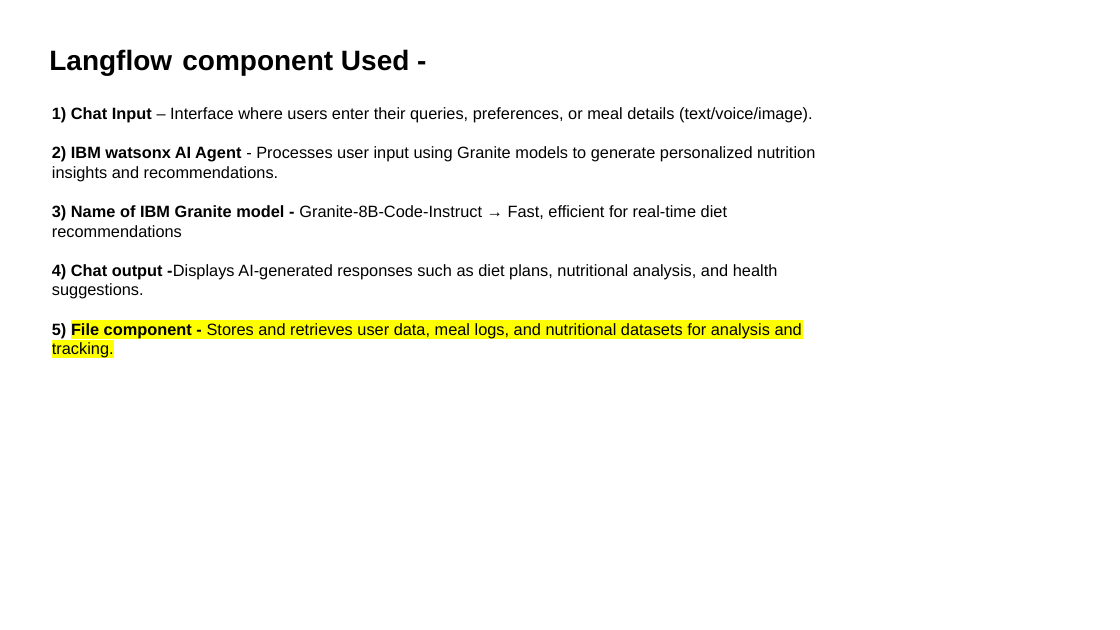
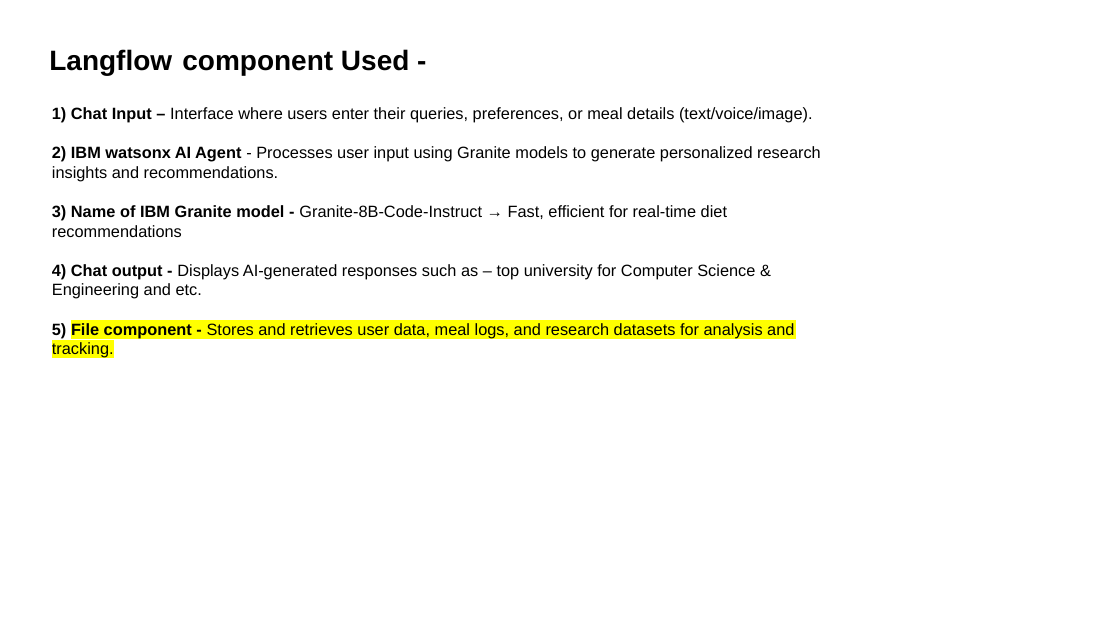
Before and after one commit to yuvrajjitbaruah/IntelliResearch-AI, a slide deck: slide 6 of projectpresentation.pptx. Drawn at 1120x630 pixels with LibreOffice and Linux fonts; fonts in the diff are those of the drawing. Boxes give left, top, right and bottom in pixels: in the first picture for what was removed or moved away, otherwise in the second. Text is boxed around its words. In the diff, an @@ line names an element or a change of style, - is before the commit and + after.

```diff
--- a/projectpresentation.pptx
+++ b/projectpresentation.pptx
@@ text at (52, 107, 813, 123): bold on in "–" @@
@@ text at (52, 146, 821, 181): text changed @@
-2) IBM watsonx AI Agent - Processes user input using Granite models to generate personalized nutrition insights and recommendations.
+2) IBM watsonx AI Agent - Processes user input using Granite models to generate personalized research insights and recommendations.
@@ text at (52, 264, 794, 358): text changed @@
-4) Chat output -Displays AI-generated responses such as diet plans, nutritional analysis, and health suggestions.
-5) File component - Stores and retrieves user data, meal logs, and nutritional datasets for analysis and tracking.
+4) Chat output - Displays AI-generated responses such as – top university for Computer Science & Engineering and etc.
+5) File component - Stores and retrieves user data, meal logs, and research datasets for analysis and tracking.
```
Also in this commit, not shown: 2 other slides changed.
